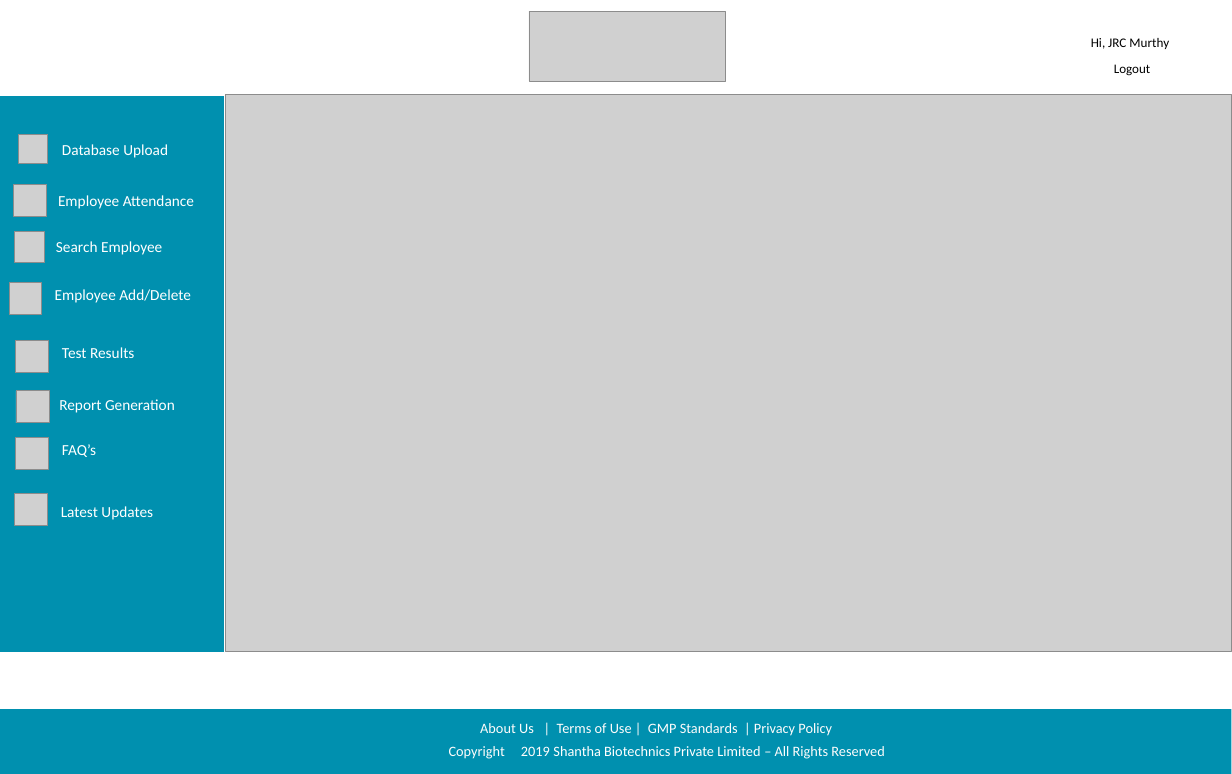
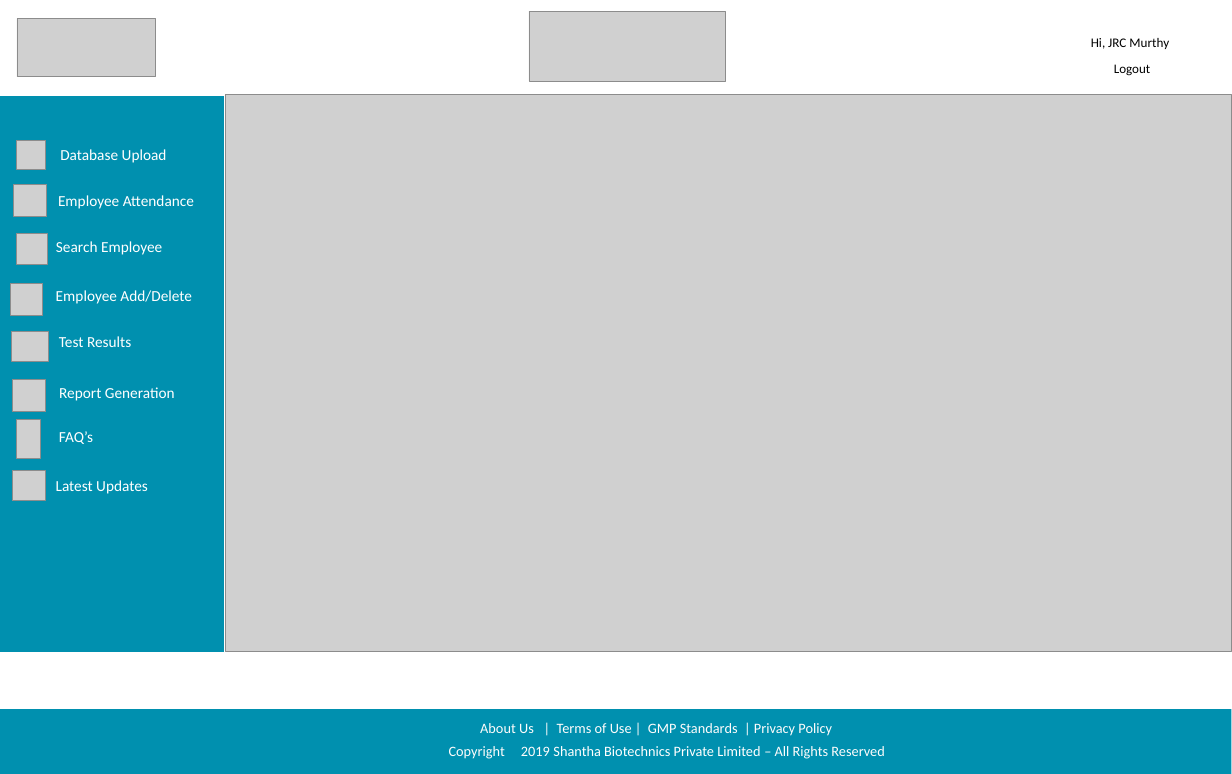
Before and after one commit to sarthakbhutani/Shantha_sih2019, a slide deck: slide 5 of Documentation/Screen Designs/Shanta Sanofi Screen Designs.pptx. Drawn at 1232x774 pixels with LibreOffice and Linux fonts; fonts in the diff are those of the drawing; grey boxes stand for pictures; background and template pictures are left out. Boxes give left, top, right and bottom in pixels: in the first picture for what was removed or moved away, otherwise in the second. Text is boxed around its words. In the diff, an @@ line names an element or a change of style, - is before the commit and + after.

```diff
--- a/Documentation/Screen Designs/Shanta Sanofi Screen Designs.pptx
+++ b/Documentation/Screen Designs/Shanta Sanofi Screen Designs.pptx
@@ picture added at (x1=17, y1=19, x2=156, y2=77) @@
@@ picture moved from (x1=19, y1=134, x2=48, y2=163) to (x1=17, y1=141, x2=46, y2=170) @@
@@ text "Database Upload" moved from (x1=62, y1=144, x2=168, y2=158) to (x1=60, y1=149, x2=167, y2=163) @@
@@ text "Test Results" moved from (x1=62, y1=347, x2=134, y2=358) to (x1=59, y1=336, x2=131, y2=347) @@
@@ picture added at (x1=12, y1=331, x2=48, y2=361) @@
@@ picture removed at (x1=15, y1=340, x2=48, y2=372) @@
@@ picture moved from (x1=16, y1=390, x2=49, y2=422) to (x1=13, y1=380, x2=46, y2=412) @@
@@ text "Report Generation" moved from (x1=59, y1=399, x2=175, y2=413) to (x1=59, y1=387, x2=175, y2=401) @@
@@ picture added at (x1=16, y1=419, x2=40, y2=458) @@
@@ picture removed at (x1=15, y1=437, x2=48, y2=469) @@
@@ text "FAQ’s" moved from (x1=62, y1=444, x2=96, y2=457) to (x1=59, y1=431, x2=93, y2=444) @@
@@ picture added at (x1=12, y1=470, x2=45, y2=500) @@
@@ text "Latest Updates" moved from (x1=61, y1=506, x2=153, y2=520) to (x1=56, y1=480, x2=148, y2=494) @@
@@ picture removed at (x1=15, y1=493, x2=47, y2=525) @@
```
Also in this commit, not shown: 11 other slides changed, 3 other files.
